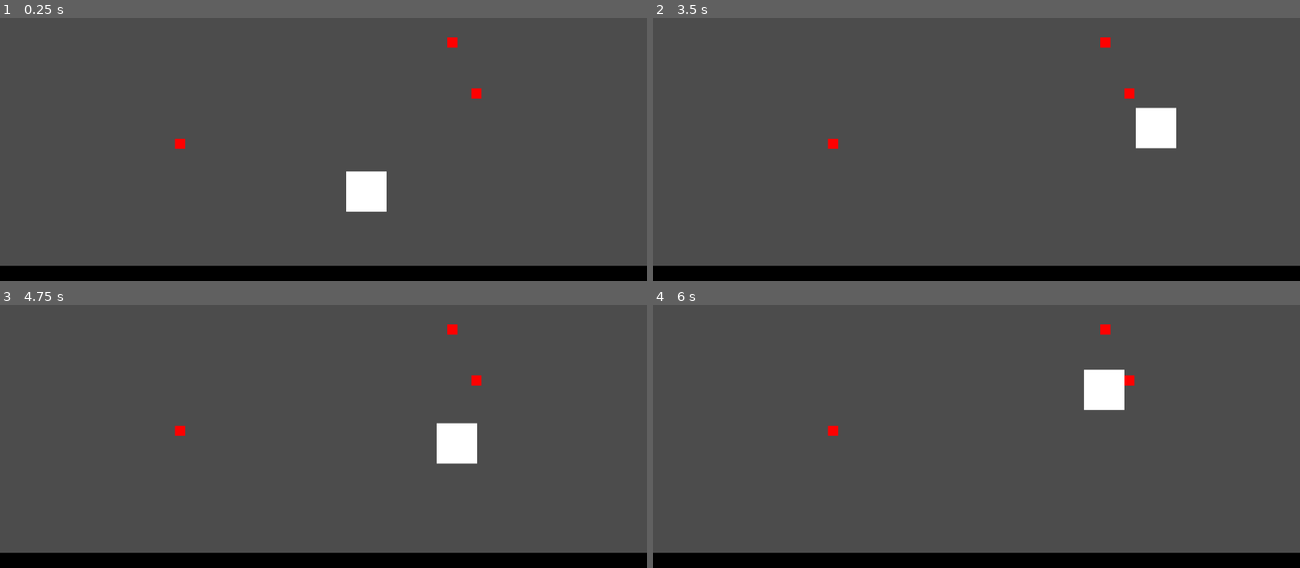
Above: before the commit, frames 1-4 (two rows, left to right).
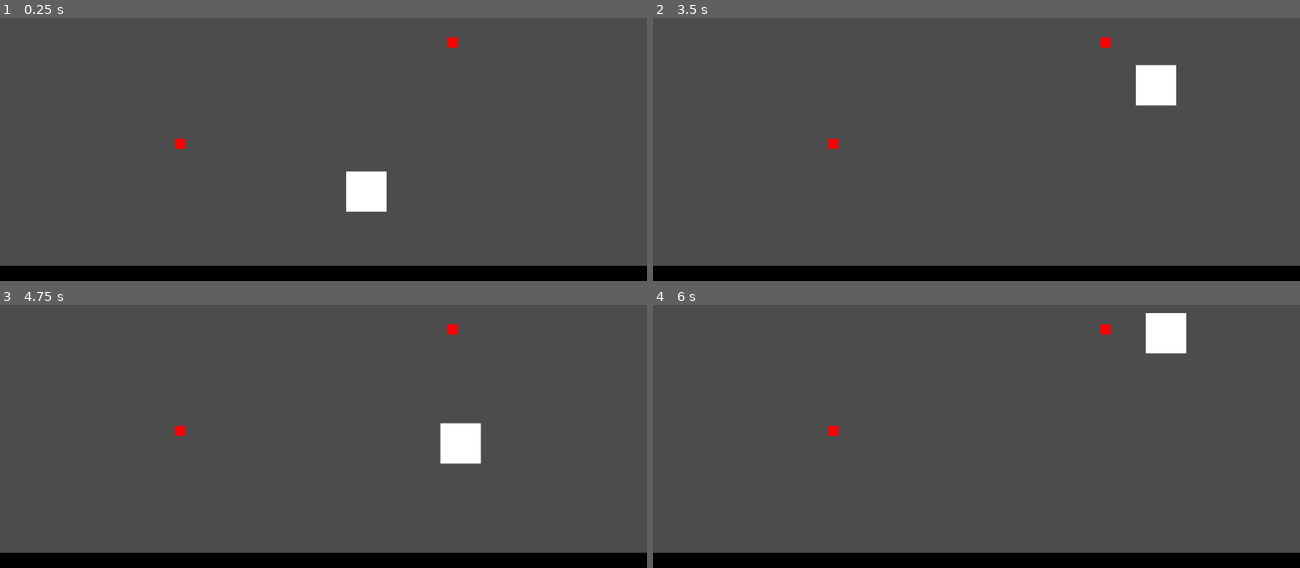
Above: after the commit, the same moments.

Repository: Develarooio/icho-and-falaj
Game: Godot game, scene res://ClaytonDebug/ClaytonsSceneNoGirlsAllowed.tscn
Two runs of this game, one before a commit and one after it. Both use one fixed random seed, a clock stepped at 60 frames per second and the inputs below. The project has no main scene, so this scene is started directly.
Inputs:
- Up to frame 1 (0.25 s): no input
- Up to frame 2 (3.5 s): tap Enter (throw) at 0.5, 1.35, 2.85 s; hold Enter (throw) 0.53-1.28 s; hold D (right) 0.53-2.03 s; tap Space (jump) at 0.77, 1.52, 3.02 s; hold A (left) 2.03-2.78 s; hold Enter (throw) 2.03-2.78 s; hold D (right) from 2.78 s (still down)
- Up to frame 3 (4.75 s): hold Enter (throw) 3.53-4.28 s; tap Space (jump) at 3.77, 4.52 s; release D (right) at 4.28 s; hold A (left) from 4.28 s (still down); tap Enter (throw) at 4.35 s
- Up to frame 4 (6 s): release A (left) at 5.03 s; hold D (right) 5.03-5.78 s; hold Enter (throw) 5.03-5.78 s; hold A (left) from 5.78 s (still down); tap Enter (throw) at 5.85 s

The runs differ from the first frame. In frame 1, less than 0.1% of the frame differs, in the area x 72-75%, y 26-31%; in frame 2, 2.0%, in the area x 72-81%, y 17-50%; in frame 3, 0.3%; in frame 4, 2.0%.

Commit message:
swingy dingy without adjusting position

Diff:
--- a/ClaytonDebug/ClaytonsSceneNoGirlsAllowed.tscn
+++ b/ClaytonDebug/ClaytonsSceneNoGirlsAllowed.tscn
@@ -64,7 +64,3 @@
 [node name="SwingPointStaticBody2" parent="." index="4" instance=ExtResource( 4 )]
 
 position = Vector2( 285, 382 )
-
-[node name="SwingPointStaticBody3" parent="." index="5" instance=ExtResource( 4 )]
-
-position = Vector2( 754, 302 )
--- a/Falaj/Falaj.gd
+++ b/Falaj/Falaj.gd
@@ -24,16 +24,15 @@
 		swing(delta)
 
 func swing(delta):
-	#vf = (2gh)½
 	var grab_point = $Arms.get_grab_point()
 	var arm_vector = (grab_point - global_position)
+
 	if initial_swing == true:
 		grab_length = arm_vector.length()
 		initial_swing = false
-	if grab_length != null and grab_length != arm_vector.length():
-		position += arm_vector - arm_vector.clamped(grab_length)
+
 	var tangent_vector = arm_vector.tangent().normalized()
-	#doesn't work if you go higher then the point.....
+
 	if current_speed.x >= 0:
 		tangent_vector*=Vector2(-1,-1)
 	var height = global_position.y - grab_point.y
@@ -41,35 +40,14 @@
 		current_speed = tangent_vector*-100
 	else:
 		current_speed = (tangent_vector*height)*6
+
 	#Adjust speed to land on tangent line
-	#current_speed = current_speed.rotated((current_speed - arm_vector).angle_to(current_speed))
-	#current_speed += (current_speed - arm_vector).normalized()
 	var next_position = global_position + delta*current_speed
-	var radius = (next_position - grab_point).clamped(grab_length)
-	var adjusted_speed = radius - arm_vector
+	var next_radius = (next_position - grab_point).clamped(grab_length)
+	var adjusted_speed = -1*arm_vector - next_radius
 
-	var r = global_position - grab_point
-	#var next_position = r + current_speed
-	var theta = (global_position - grab_point).angle_to(next_position)
-	var testy = atan(current_speed.length()/r.length())
-	var r_prime = arm_vector.rotated(-1*testy)
-	var v_prime = current_speed - r_prime
-	var alpha = current_speed.angle_to(v_prime)
-	#current_speed = current_speed.rotated(alpha)
+	current_speed = -1*adjusted_speed/delta
 	move_and_slide(current_speed, UP)
-	#current_speed = adjusted_point
-	#current_speed = tangent_vector*500
-	#current_speed += arm_vector
-	#Testing new approach
-	#var normalized_gravity = Vector2(0,gravity).normalized()
-	#var gravity_contribution = tangent_vector.normalized().dot(normalized_gravity)
-	#Ok so every frame by Vx isn't right I don't think
-	#if initial_swing == true:
-	#	current_speed = tangent_vector*current_speed.x
-	#	initial_swing = false
-	#else:
-	#current_speed = tangent_vector*current_speed.length()
-	#current_speed += tangent_vector*gravity_contribution*36
 
 func throw():
 	if Input.is_action_pressed('throw'):
